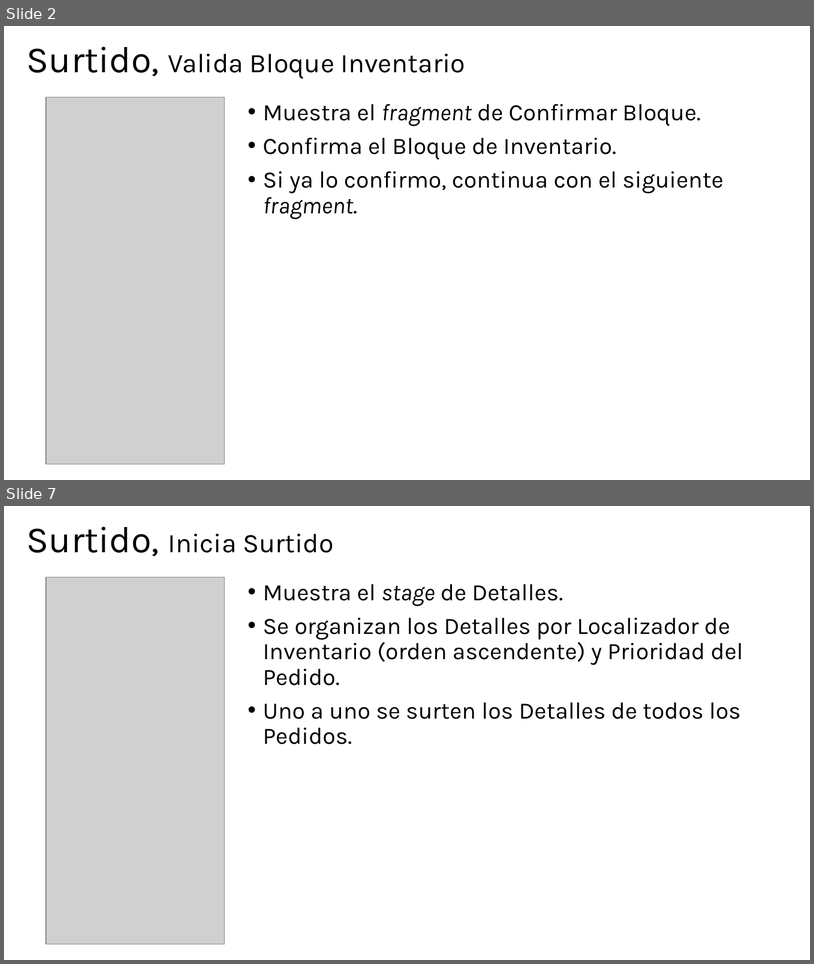
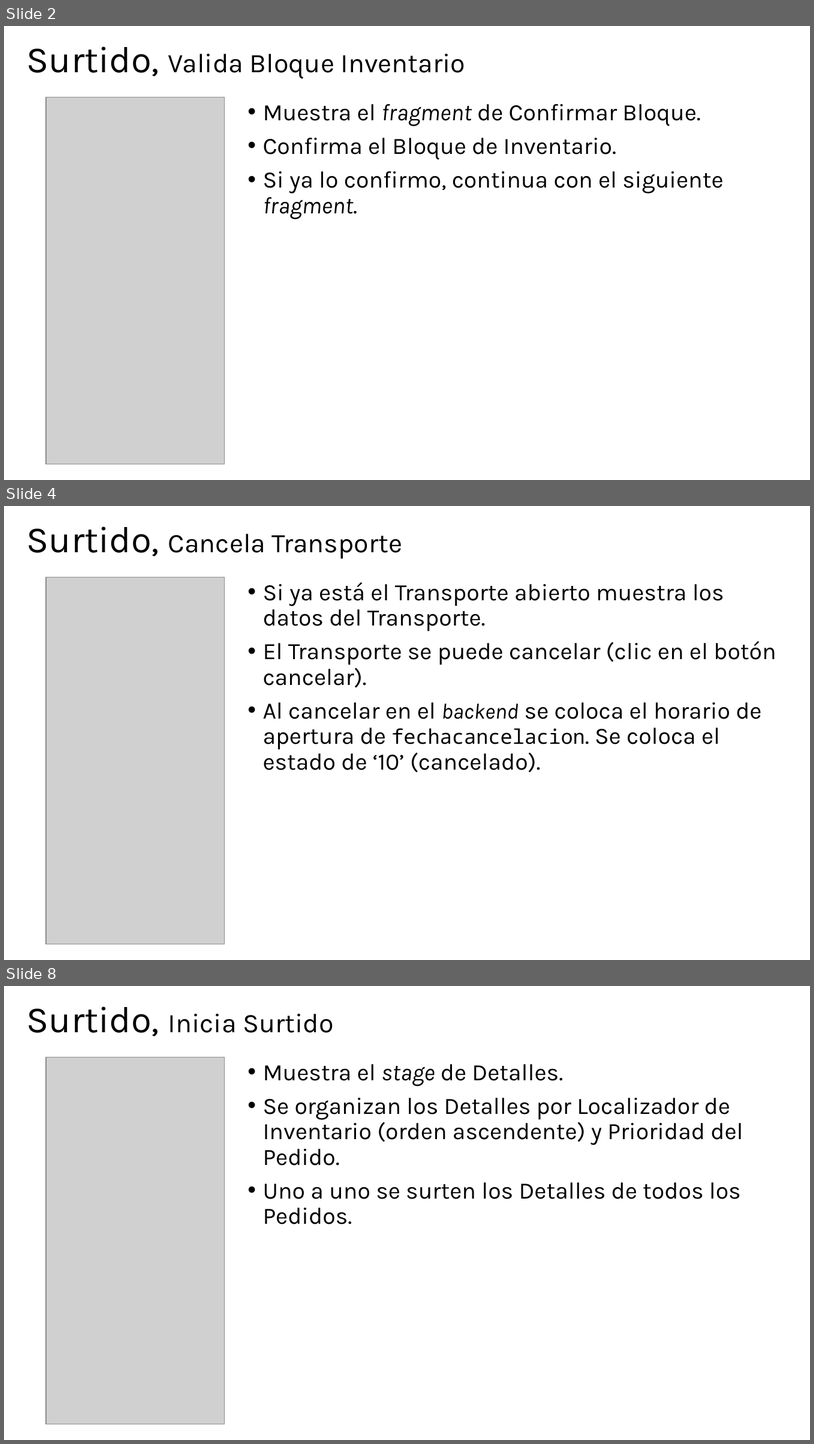
Before and after one commit to JoelBecerraM/FANASA-docs, a slide deck: atCloud - Diseño - Interfaz de Usuario - Surtido.pptx. Shown one above the other, each under a label of ours: slides 2 and 7 before the commit, slides 2, 4 and 8 after it; the slides between them are not shown. The pictures are 814x964 and 814x1444 pixels, drawn with LibreOffice and Linux fonts; fonts in the diff are those of the drawing; grey boxes stand for pictures. Boxes give left, top, right and bottom in pixels: in the first picture for what was removed or moved away, otherwise in the second. Text is boxed around its words. In the diff, an @@ line names an element or a change of style, - is before the commit and + after.

```diff
--- a/atCloud - Diseño - Interfaz de Usuario - Surtido.pptx
+++ b/atCloud - Diseño - Interfaz de Usuario - Surtido.pptx
@@ slide 4 added at (4,506,810,960), background #FFFFFF @@
@@ title added at (27,526,402,559), 32 pt, text #000000 @@
+Surtido, Cancela Transporte
@@ picture added at (46,577,224,944) @@
@@ text added at (263,582,776,772), 28 pt, text #000000 @@
+• Si ya está el Transporte abierto muestra los datos del Transporte.
+• El Transporte se puede cancelar (clic en el botón cancelar).
+• Al cancelar en el backend se coloca el horario de apertura de fechacancelacion. Se coloca el estado de ‘10’ (cancelado).
@@ what was slide 7 is now slide 8 @@
```
Also in this commit, not shown: 4 slides changed, 3 other slides added, 1 other file.
